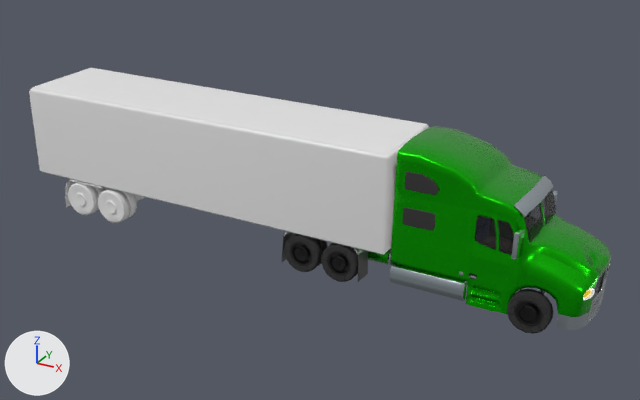
A saved change to the Blender file CrashSemi.blend.
Before and after are seen from a camera (50 mm lens) standing at (5.17, -14.63, 8.51) and looking at (-2.97, 0.17, 1.12). The lights are fixed; the arrows at lower left show +X, +Y and +Z. The first picture is the older version.

The first picture shows 'Torus.001', 'Torus.002', 'Trailer', 'Truck.001', 'Truck_Inside.001'.
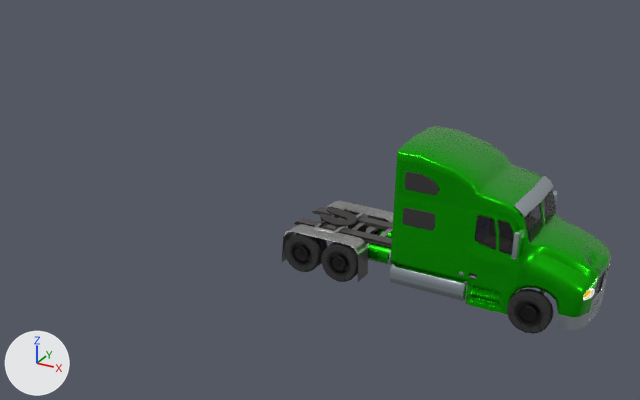
Location of each change, (x1, y1, x2, y2) in pixels of the pictures (640 x 400 px):
'Trailer', hidden: before (29, 68, 430, 255)
'Torus.001', hidden: before (68, 182, 137, 223)

Diff of the bpy script that builds the scene:
```diff
--- a/CrashSemi.blend.py
+++ b/CrashSemi.blend.py
@@ ob_trailer @@
 ob_trailer.location = (0.0, 0.0, 0.0)
+ob_trailer.hide_set(True)
@@ ob_torus_001 @@
 _m = ob_torus_001.modifiers.new('Mirror', 'MIRROR')
 _m.use_clip = True
+ob_torus_001.hide_set(True)
```
